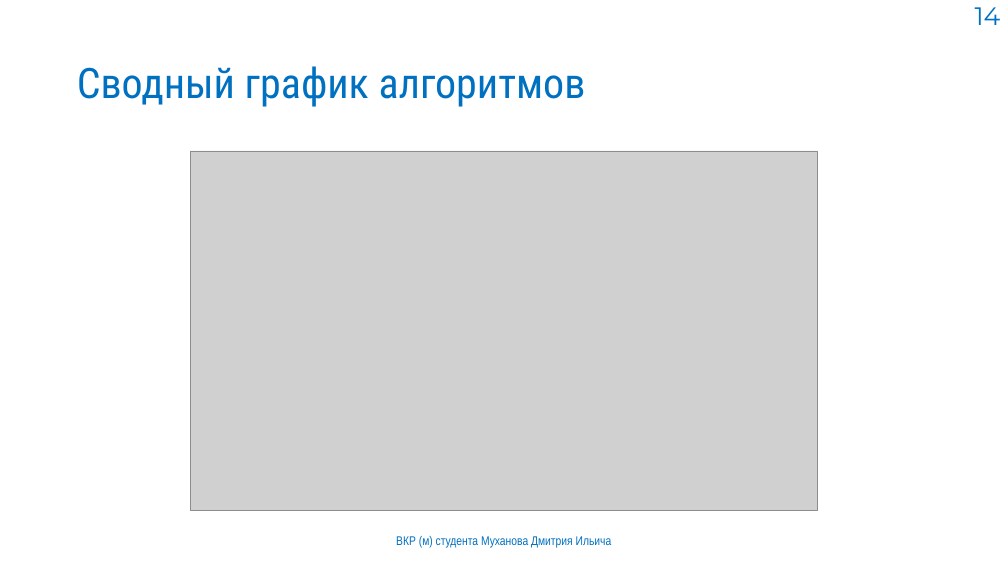
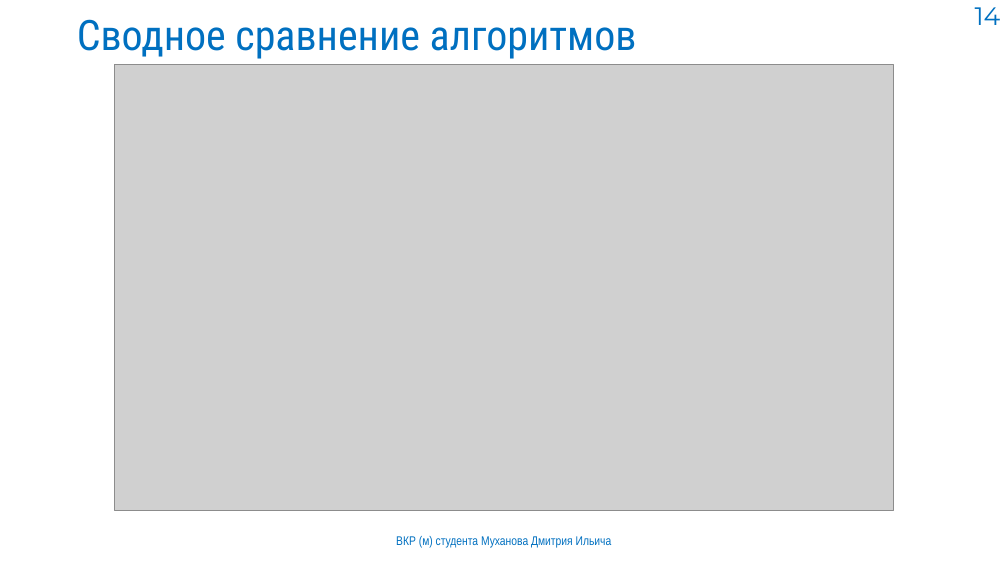
Before and after one commit to mityamuch/Diplom_Batcher, a slide deck: slide 14 of ВКР.pptx. Drawn at 1008x567 pixels with LibreOffice and Linux fonts; fonts in the diff are those of the drawing; grey boxes stand for pictures; background and template pictures are left out. Boxes give left, top, right and bottom in pixels: in the first picture for what was removed or moved away, otherwise in the second. Text is boxed around its words. In the diff, an @@ line names an element or a change of style, - is before the commit and + after.

```diff
--- a/ВКР.pptx
+++ b/ВКР.pptx
@@ title at (77,19,637,59): text changed @@
-Сводный график алгоритмов
+Сводное сравнение алгоритмов
@@ picture: place and size @@
-picture at (191,151,817,511)
+picture at (115,64,893,511)
```
Also in this commit, not shown: 4 other slides changed, 1 slide added, 1 slide removed.
